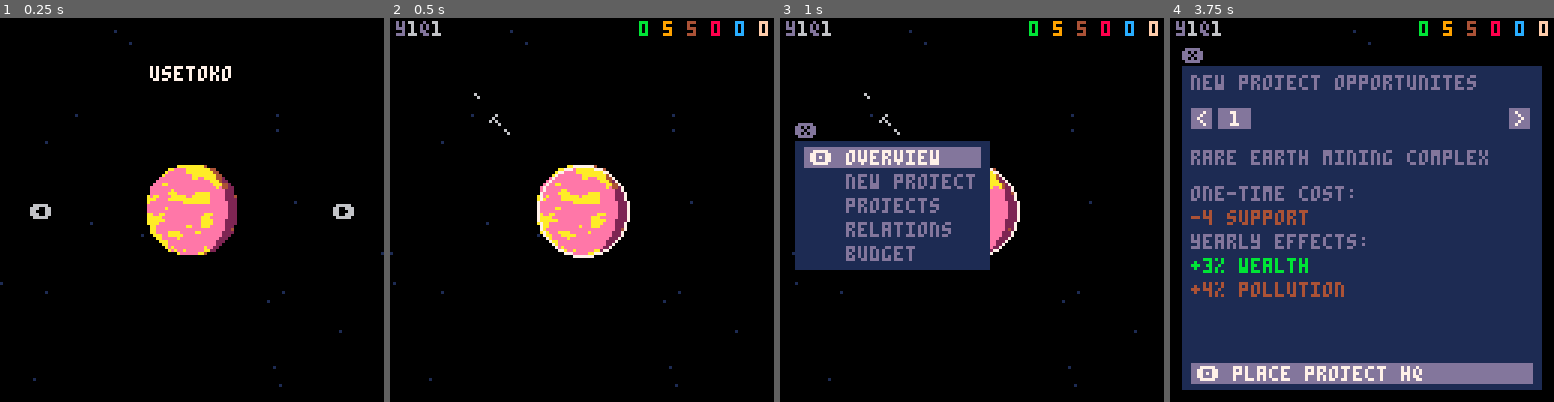
Above: before the commit, frames 1-4 (left to right).
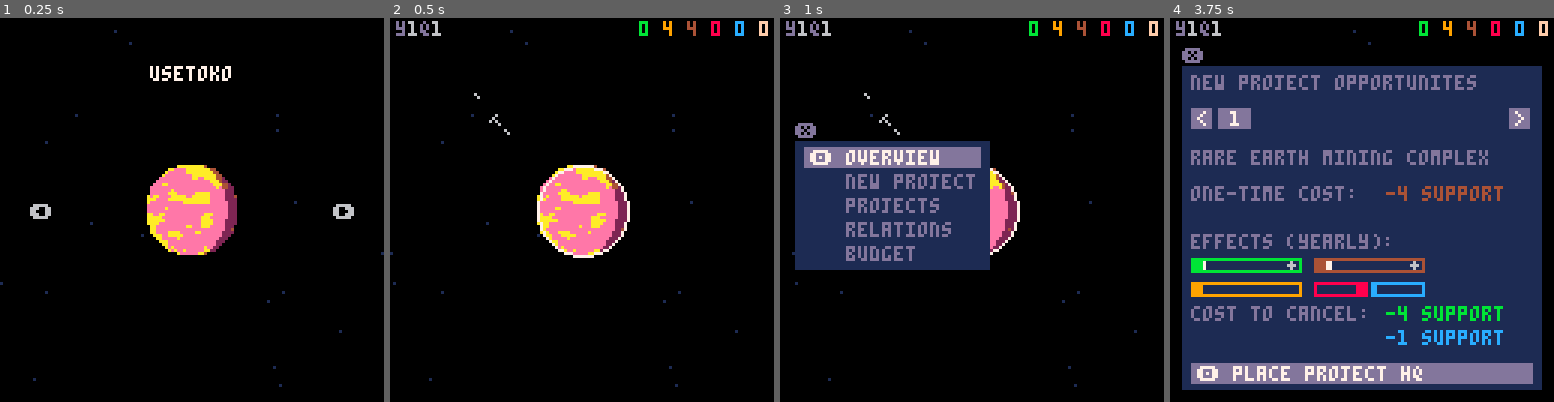
Above: after the commit, the same moments.

Repository: ironchestgames/pico-8-carts
Game: PICO-8 cartridge planetgov.p8
The game is run twice, just before and just after one commit, with the same random seed, the same clock (stepped at 60 frames per second) and the same inputs.
Inputs:
- Up to frame 1 (0.25 s): no input
- Up to frame 2 (0.5 s): tap X (X key) at 0.33 s
- Up to frame 3 (1 s): tap O (Z key) at 0.7 s
- Up to frame 4 (3.75 s): tap X (X key) at 1.07, 1.85, 2.97 s; hold Right 1.6-2.1 s; tap O (Z key) every 0.4 s from 1.7 to 3.7 s; hold Up 2.15-2.42 s; hold Right 2.47-3.03 s; hold Left 3.08-3.58 s; hold Down from 3.63 s (still down)

Frame 1 is identical in both runs. In frame 2, less than 0.1% of the frame differs, in the area x 71-80%, y 0-5%; in frame 3, less than 0.1%; in frame 4, 5.8%, in the area x 5-87%, y 0-86%.

Commit message:
planetgov - add debugging func, add cancelcost, better ui drawing, projects need to have support, minors stuff

Diff:
--- a/planetgov.p8
+++ b/planetgov.p8
@@ -13,6 +13,14 @@
   result=result..', '..tostr(s)
  end
  printh(result,'debug',false)
+end
+
+function inspect(_t)
+ local _s='{\n'
+ for _k,_v in pairs(_t) do
+  _s=_s..'  '.._k..'='..tostr(_v)..',\n'
+ end
+ debug(_s..'}')
 end
 
 -- s2t usage:
@@ -326,6 +334,25 @@
  return _closest or cur
 end
 
+valcols={
+ wealth=11,
+ man_wealth=11,
+ sup_wealth=11,
+ poverty=9,
+ man_poverty=9,
+ sup_poverty=9,
+ pollution=4,
+ man_pollution=4,
+ sup_pollution=4,
+ leftism=8,
+ man_leftism=8,
+ sup_leftism=8,
+ rightism=12,
+ man_rightism=12,
+ sup_rightism=12,
+ favors=15,
+}
+
 values={
  wealth=0.1,
  man_wealth=6,
@@ -345,35 +372,74 @@
  favors=0,
 }
 
+function hassupp(_e)
+ for _v in all(_e) do
+  if (_v.t == 'sup_wealth' and _v.v + values.sup_wealth < 0) or
+     (_v.t == 'sup_poverty' and _v.v + values.sup_poverty < 0) or
+     (_v.t == 'sup_pollution' and _v.v + values.sup_pollution < 0) or
+     (_v.t == 'sup_leftism' and _v.v + values.sup_leftism < 0) or
+     (_v.t == 'sup_rightism' and _v.v + values.sup_rightism < 0) then
+   return
+  end
+ end
+ return true
+end
+
 year=0
 quart=1
 
 comingevents={
  --  text='ambassador from _\nis kindly inviting you to\ncontribute to relief efforts\nfrom climate catastrophe.',
  {
-  ships={{0,0,5},{4,4,1},{-6,-8,1},col=6},
   q=1,
   t='ambassador',
-  text='ambassador from _\nis kindly inviting you to\nrelieve his planet of some\nnuclear waste products',
-  effects={
-   {t='wealth',v=0.05,text='^b+5% wealth'},
-   {t='pollution',v=0.02,text='^4+2% pollution'},
-   {t='sup_pollution',v=-2,text='^4-2 support'},
-   {t='favors',v=1,text='^f+1 favors'},
+  data={
+   ships={{0,0,5},{4,4,1},{-6,-8,1},col=6},
+   planet='klendathu',
+   text='\nis kindly inviting you to\nrelieve his planet of some\nnuclear waste products',
+   effects={
+    {t='wealth',v=0.05,text='^b+5% wealth'},
+    {t='pollution',v=0.02,text='^4+2% pollution'},
+    {t='sup_pollution',v=-2,text='^4-2 support'},
+    {t='favors',v=1,text='^f+1 favors'},
+   },
   },
- }
+ },
+ {
+  t='project',
+  q=4,
+  data={
+   name='interplanetary trading center',
+   effects={
+    wealth={v=0.01,text='^b+1% wealth'},
+    leftism={v=0.01,text='^8+1% leftism'},
+   },
+   cost={
+    {t='sup_leftism',v=-1,text='^8-1 support'},
+   },
+   cancelcost={
+    {t='sup_wealth',v=-3,text='^b-3 support'},
+    {t='sup_rightism',v=-2,text='^c-2 support'},
+   },
+  },
+ },
 }
 
 opportunites={
  {
+  t='project',
   name='rare earth mining complex',
   effects={
-   {t='wealth',v=0.03,text='^b+3% wealth'},
-   {t='pollution',v=0.04,text='^4+4% pollution'},
+   wealth={v=0.03,text='^b+3% wealth'},
+   pollution={v=0.04,text='^4+4% pollution'},
   },
   cost={
    {t='sup_pollution',v=-4,text='^4-4 support'},
-  }
+  },
+  cancelcost={
+   {t='sup_wealth',v=-4,text='^b-4 support'},
+   {t='sup_rightism',v=-1,text='^c-1 support'},
+  },
  },
 }
 
@@ -436,25 +502,59 @@
  pal()
 end
 
-function drawbar(_xoff,_yoff,_col,_val)
+function drawbar(_xoff,_yoff,_t,_inc)
+ local _val=values[_t]
+ local _col=valcols[_t]
+ local _x2=_xoff+36*_val
  rect(_xoff,_yoff,_xoff+36,_yoff+4,_col)
- rectfill(_xoff,_yoff,_xoff+36*_val,_yoff+4,_col)
-end
-
-function drawextrem(_xoff,_yoff,_leftism,_rightism)
- rect(_xoff,_yoff,_xoff+17,_yoff+4,8)
- rectfill(_xoff,_yoff,_xoff+17*_leftism,_yoff+4,8)
-
- rect(_xoff+19,_yoff,_xoff+20+16,_yoff+4,12)
- rectfill(_xoff+19,_yoff,_xoff+20+16*_rightism,_yoff+4,12)
-end
-
-function draweffect(_e,_y)
- printc(_e.text,4+3,_y)
- -- local _prefix=sub(_o,1,3)
- -- if _prefix != 'sup' then
- --  drawbar(_xoff,_yoff,11,_o.v)
- -- end
+ rectfill(_xoff,_yoff,_x2,_yoff+4,_col)
+ if _inc > 0 then
+  rectfill(_x2+1,_yoff+1,max(_x2+1,_x2+36*_inc),_yoff+3,7)
+  print('+',_xoff+32,_yoff,6)
+ elseif _inc < 0 then
+  rectfill(min(_x2,_x2+36*_inc),_yoff+1,_x2,_yoff+3,7)
+  print('-',_xoff+2,_yoff,6)
+ end
+end
+
+function drawextrem(_xoff,_yoff,_leftinc,_rightinc)
+ -- todo: do more accurate
+ local _lxoff=_xoff+16
+ local _x2=_lxoff-16*values.leftism
+ rect(_lxoff-16,_yoff,_lxoff+1,_yoff+4,8)
+ rectfill(_x2,_yoff,_lxoff,_yoff+4,8)
+ if _leftinc > 0 then
+  rectfill(min(_x2,_x2-16*_leftinc)-1,_yoff+1,_x2-1,_yoff+3,7)
+  print('+',_lxoff-14,_yoff,6)
+ elseif _leftinc < 0 then
+  rectfill(_x2,_yoff+1,max(_x2,_x2-16*_leftinc),_yoff+2,7)
+  print('-',_xoff+11,_yoff,6)
+ end
+
+ _xoff+=19
+ _x2=_xoff+16*values.rightism
+ rect(_xoff,_yoff,_xoff+17,_yoff+4,12)
+ rectfill(_xoff+1,_yoff,_x2,_yoff+4,12)
+ if _rightinc > 0 then
+  rectfill(_x2+1,_yoff+1,max(_x2+1,_x2+16*_rightinc),_yoff+3,7)
+  print('+',_xoff+13,_yoff,6)
+ elseif _rightinc < 0 then
+  rectfill(min(_x2,_x2+16*_rightinc),_yoff+1,_x2,_yoff+3,7)
+  print('-',_xoff+2,_yoff,6)
+ end
+
+ -- rect(_xoff,_yoff,_xoff+17,_yoff+4,8)
+ -- rectfill(_xoff,_yoff,_xoff+17*_leftism,_yoff+4,8)
+
+ -- rect(_xoff+19,_yoff,_xoff+20+16,_yoff+4,12)
+ -- rectfill(_xoff+19,_yoff,_xoff+20+16*_rightism,_yoff+4,12)
+end
+
+function draweffects(_e,_yoff)
+ drawbar(7,_yoff,'wealth',_e.wealth and _e.wealth.v or 0)
+ drawbar(7,_yoff+8,'poverty',_e.poverty and _e.poverty.v or 0)
+ drawbar(48 ,_yoff,'pollution',_e.pollution and _e.pollution.v or 0)
+ drawextrem(48,_yoff+8,_e.leftism and _e.leftism.v or 0,_e.rightism and _e.rightism.v or 0)
 end
 
 function drawmenuopt(_t,_r1,_r3,_y,_selected)
@@ -469,6 +569,7 @@
 function drawmenu(_dialog)
  for _i in all(_dialog.selitems) do
    local _y=_dialog.r[4]-(#_dialog.selitems-_i[2]+1)*8+1
+   -- debug(_i[1],_i[2],_i[3])
    drawmenuopt(
     _i[3],
     dialog.r[1],
@@ -499,14 +600,23 @@
 end
 
 dialogs={
+
  planet={
-  name='planet',
   selitems={
    {0,1,'overview', onp=function() setdialog('overview') end},
    {0,2,'new project', onp=function()
     local _t={}
     for _i=1,#opportunites do
-     add(_t,{_i,0,onp=function()
+     add(_t,{_i,0,onp=function(_dialog)
+      local _sel=opportunites[_dialog.sel[1]]
+      if not hassupp(_sel.cost) then
+       debug('not enough support')
+       return
+      end
+      for _i=1,#_sel.cost do
+       local _e=_sel.cost[_i]
+       values[_e.t]+=_e.v
+      end
       local _selitems={}
       for _x=0,mapheight_2-1 do
        for _y=0,mapheight-1 do
@@ -524,6 +634,11 @@
           _o[2]=_y
           sset(_x,_y,5)
           del(opportunites,_o)
+          _o.onp=function(_dialog) -- note: selitems in projects
+           del(projects,_o)
+           sset(_x,_y,sget(_x,_y+mapheight))
+           dialog=nil
+          end
           add(projects,_o)
           dialog=nil
          end})
@@ -548,31 +663,51 @@
   r={5,41,69,83},
   draw=drawmenu,
  },
+
  overview={
-  name='overview',
   selitems={},
   r={4,16,123,123},
   draw=function(_dialog)
    local _yoff=3+_dialog.r[2]
    print(planetname,64-#planetname*2,_yoff,13)
 
+   local _weainc,_povinc,_polinc,_lefinc,_riginc=0,0,0,0,0
+
+   for _p in all(projects) do
+    if _p.effects.wealth then
+     _weainc+=_p.effects.wealth.v
+    end
+    if _p.effects.poverty then
+     _povinc+=_p.effects.poverty.v
+    end
+    if _p.effects.pollution then
+     _polinc+=_p.effects.pollution.v
+    end
+    if _p.effects.leftism then
+     _lefinc+=_p.effects.leftism.v
+    end
+    if _p.effects.rightism then
+     _riginc+=_p.effects.rightism.v
+    end
+   end
+
    _yoff+=5+7
    _x1off=4+3
    _x2off=123-5-37
    print('wealth',_x1off,_yoff,13)
-   drawbar(_x2off,_yoff,11,values.wealth)
+   drawbar(_x2off,_yoff,'wealth',_weainc)
 
    _yoff+=5+3
    print('poverty',_x1off,_yoff,13)
-   drawbar(_x2off,_yoff,9,values.poverty)
+   drawbar(_x2off,_yoff,'poverty',_povinc)
 
    _yoff+=5+3
    print('pollution',_x1off,_yoff,13)
-   drawbar(_x2off,_yoff,4,values.pollution)
+   drawbar(_x2off,_yoff,'pollution',_polinc)
 
    _yoff+=5+3
    print('extremism',_x1off,_yoff,13)
-   drawextrem(_x2off,_yoff,values.leftism,values.rightism)
+   drawextrem(_x2off,_yoff,_lefinc,_riginc)
 
    _yoff+=5+3
    print('congress support',_x1off,_yoff,13)
@@ -612,10 +747,14 @@
    -- todo: draw military icons
   end,
  },
+
  ambassador={
-  name='ambassador',
   selitems={
    {0,1,'agree',onp=function(_dialog)
+     if not hassupp(sel.effects) then
+      debug('not enough support')
+      return
+     end
      for _i=1,#sel.effects do
       local _e=sel.effects[_i]
       values[_e.t]+=_e.v
@@ -633,20 +772,20 @@
   r={4,22,123,118},
   draw=function(_dialog)
    local _yoff=3+_dialog.r[2]
-   print(sel.text,4+3,_yoff,13)
+   print('ambassador from '..sel.planet..sel.text,4+3,_yoff,13)
 
    _yoff+=23+7
    for _i=1,#sel.effects do
     local _e=sel.effects[_i]
-    draweffect(_e,_yoff)
+    printc(_e.text,4+3,_yoff)
     _yoff+=5+3
    end
 
    drawmenu(_dialog)
   end,
  },
+
  newproject={
-  name='newproject',
   -- note: selitems in menu onp
   r={4,16,123,123},
   draw=function(_dialog)
@@ -673,21 +812,24 @@
    print(_o.name,4+3,_yoff,13)
 
    _yoff+=5+7
+   local _tmp=_yoff
    print('one-time cost:',4+3,_yoff,13)
-   _yoff+=5+3
    for _i=1,#_o.cost do
     local _c=_o.cost[_i]
-    draweffect(_c,_yoff)
+    printc(_c.text,72,_yoff)
     _yoff+=5+3
    end
-   print('yearly effects:',4+3,_yoff,13)
+   _yoff=_tmp+16
+
+   print('effects (yearly):',4+3,_yoff,13)
 
    _yoff+=5+3
-   for _i=1,#_o.effects do
-    local _e=_o.effects[_i]
-    draweffect(_e,_yoff)
-    -- todo: draw extremism
-
+   draweffects(_o.effects,_yoff)
+
+   _yoff+=16
+   print('cost to cancel:',4+3,_yoff,13)
+   for _k,_c in pairs(_o.cancelcost) do
+    printc(_c.text,72,_yoff)
     _yoff+=5+3
    end
 
@@ -700,8 +842,8 @@
 
   end,
  },
+
  projects={
-  name='projects',
   r={4,16,123,126},
   draw=function(_dialog)
    local _yoff=3+_dialog.r[2]
@@ -721,14 +863,22 @@
     _yoff+=mapheight+4
     print(_dialog.sel.name,4+3,_yoff,13)
 
-    _yoff+=19
-    for _i=1,#_dialog.sel.effects do
-     local _e=_dialog.sel.effects[_i]
-     draweffect(_e,_yoff)
-     -- todo: draw extremism
-
+    _yoff+=5+3
+    draweffects(_dialog.sel.effects,_yoff)
+
+    _yoff+=16
+    print('cost to cancel:',4+3,_yoff,13)
+    for _k,_c in pairs(_dialog.sel.cancelcost) do
+     printc(_c.text,72,_yoff)
      _yoff+=5+3
     end
+
+    drawmenuopt(
+     'cancel project',
+     _dialog.r[1],
+     _dialog.r[3],
+     _dialog.r[4]-7,
+     true)
 
    else
     print('(no projects)',38,_yoff+mapheight+4,13)
@@ -736,8 +886,8 @@
 
   end,
  },
+
  placehq={
-  name='placehq',
   r={4,16,123,126},
   draw=function(_dialog)
    local _yoff=3+_dialog.r[2]
@@ -820,8 +970,8 @@
   year+=1
 
   for _p in all(projects) do
-   for _e in all(_p.effects) do
-    values[_e.t]+=_e.v
+   for _k,_e in pairs(_p.effects) do
+    values[_k]=mid(0.1,_e.v+values[_k],0.9)
    end
   end
 
@@ -833,10 +983,10 @@
    values.sup_wealth=flr(values.man_wealth*values.wealth)
 
    values.man_poverty=_mandates(1,values.poverty)
-   values.sup_poverty=flr(values.man_poverty*(1-values.poverty))
+   values.sup_poverty=max(0,flr(values.man_poverty*(0.8-values.poverty)))
 
    values.man_pollution=_mandates(1,values.pollution)
-   values.sup_pollution=flr(values.man_pollution*(1-values.pollution))
+   values.sup_pollution=max(0,flr(values.man_pollution*(0.8-values.pollution)))
 
    values.man_leftism=_mandates(2,values.leftism)
    values.sup_leftism=flr(values.man_leftism*values.leftism)
@@ -856,23 +1006,27 @@
   if _e.q == quart then
    del(comingevents,_e)
    if _e.t == 'ambassador' then
+    local _a=_e.data
     local _cx,_cy,_m=0,0,0
-    for _s in all(_e.ships) do
+    for _s in all(_a.ships) do
      _cx+=_s[1]
      _cy+=_s[2]
     end
-    _cx=_cx/#_e.ships
-    _cy=_cy/#_e.ships
-    for _s in all(_e.ships) do
+    _cx=_cx/#_a.ships
+    _cy=_cy/#_a.ships
+    for _s in all(_a.ships) do
      local _sw=shipsprites[_s[3]][3]*2
      _m=max(_m,max(abs(_s[1]-_cx)+_sw,abs(_s[2]-_cy)+_sw))
     end
-    _e[1]=_cx+36
-    _e[2]=_cy+36
-    _e[3]=_m
-    _e[4]=function() setdialog('ambassador',_e) end
-    add(armadas,_e)
-    add(selitems,_e)
+    _a[1]=_cx+36
+    _a[2]=_cy+36
+    _a[3]=_m
+    _a[4]=function() setdialog('ambassador',_a) end
+    add(armadas,_a)
+    add(selitems,_a)
+
+   elseif _e.t == 'project' then
+    add(opportunites,_e.data)
    end
 
    break -- note: only one event each quart
